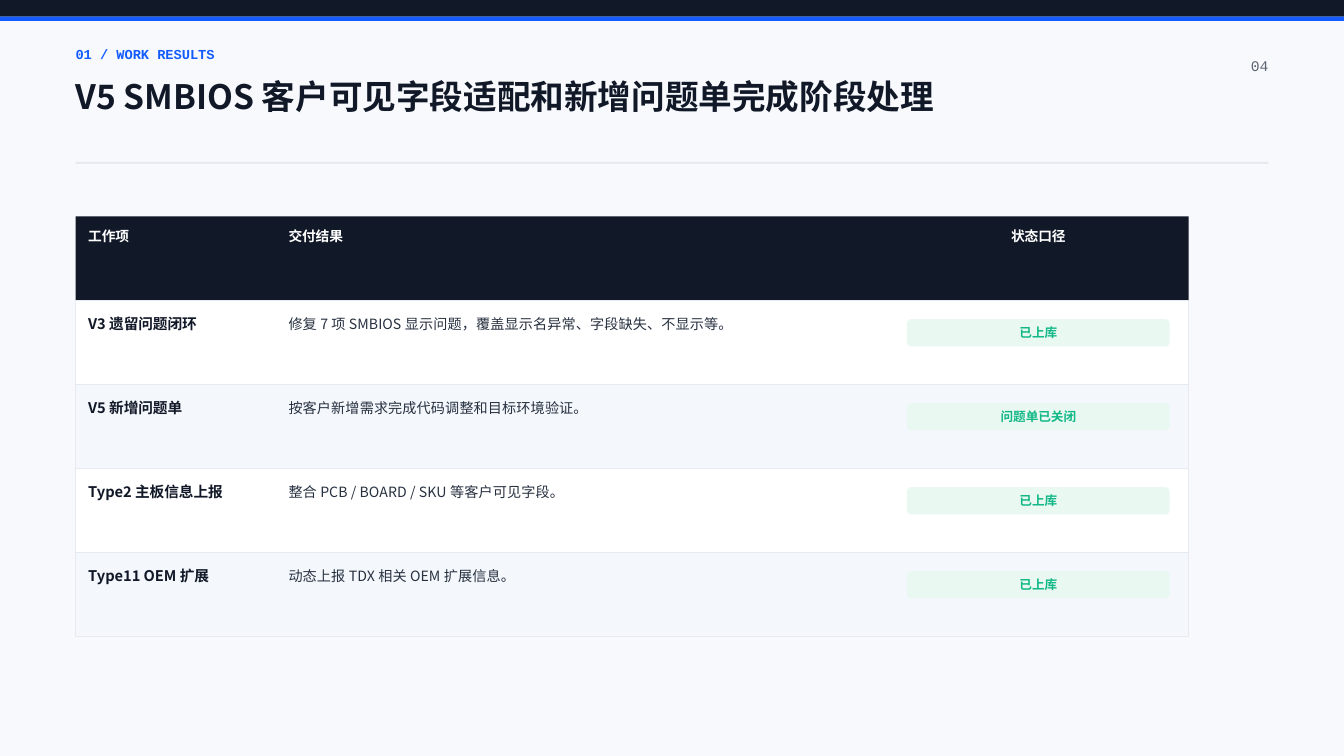
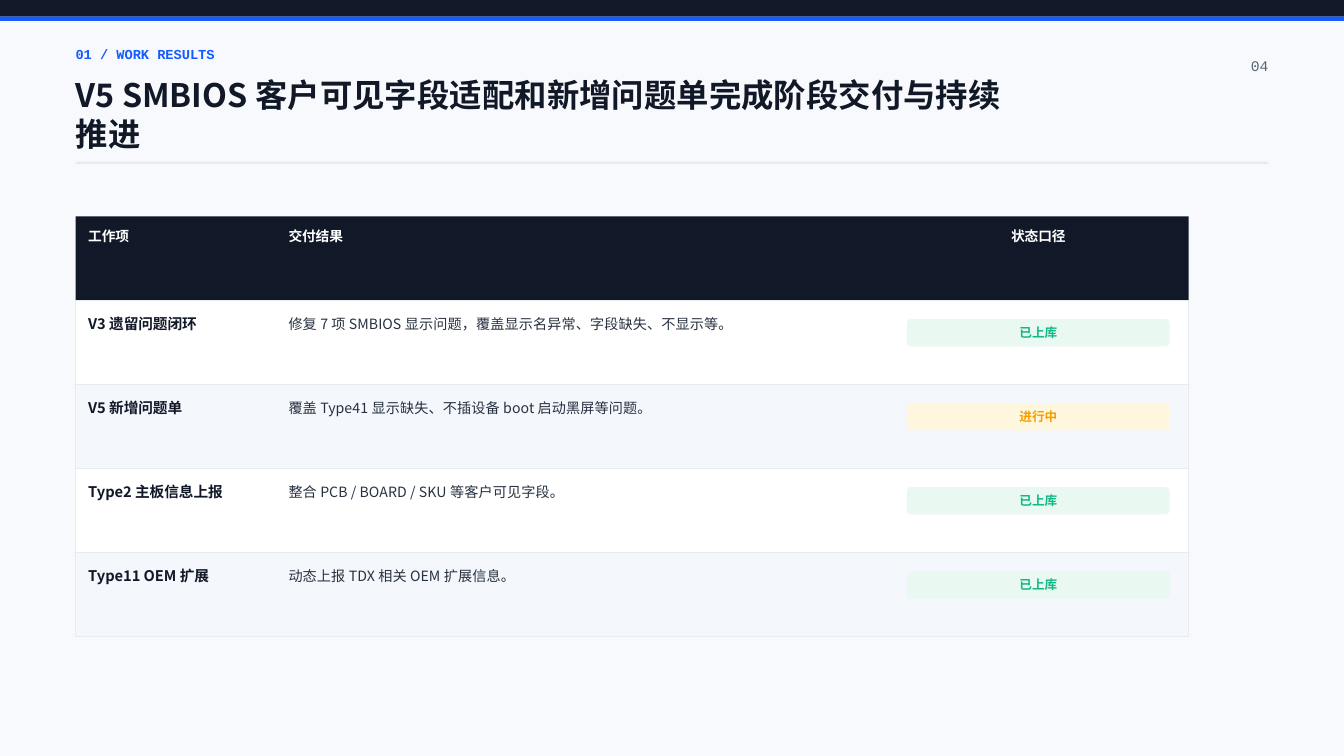
Before and after one commit to mhlucifer/personal-coach, a slide deck: slide 4 of ppt_work/bios_ai_stage_report_package_20260528/05_BIOS_AI_阶段汇报_瑞士工程风.pptx. Drawn at 1344x756 pixels with LibreOffice and Linux fonts; fonts in the diff are those of the drawing. Boxes give left, top, right and bottom in pixels: in the first picture for what was removed or moved away, otherwise in the second. Text is boxed around its words. In the diff, an @@ line names an element or a change of style, - is before the commit and + after.

```diff
--- a/ppt_work/bios_ai_stage_report_package_20260528/05_BIOS_AI_阶段汇报_瑞士工程风.pptx
+++ b/ppt_work/bios_ai_stage_report_package_20260528/05_BIOS_AI_阶段汇报_瑞士工程风.pptx
@@ text at bbox=[76, 79, 1000, 149]: text changed; size 24 to 23.1 pt @@
-V5 SMBIOS 客户可见字段适配和新增问题单完成阶段处理
+V5 SMBIOS 客户可见字段适配和新增问题单完成阶段交付与持续推进
@@ text at bbox=[289, 401, 652, 417]: text changed @@
-按客户新增需求完成代码调整和目标环境验证。
+覆盖 Type41 显示缺失、不插设备 boot 启动黑屏等问题。
@@ rounded rectangle at bbox=[907, 403, 1171, 431]: fill #EAF8F2 to #FFF6DE @@
@@ text at bbox=[1019, 410, 1057, 422]: text changed; text colour #12B886 to #F59F00 @@
-问题单已关闭
+进行中
```
Also in this commit, not shown: 9 other slides changed, 8 other files.
